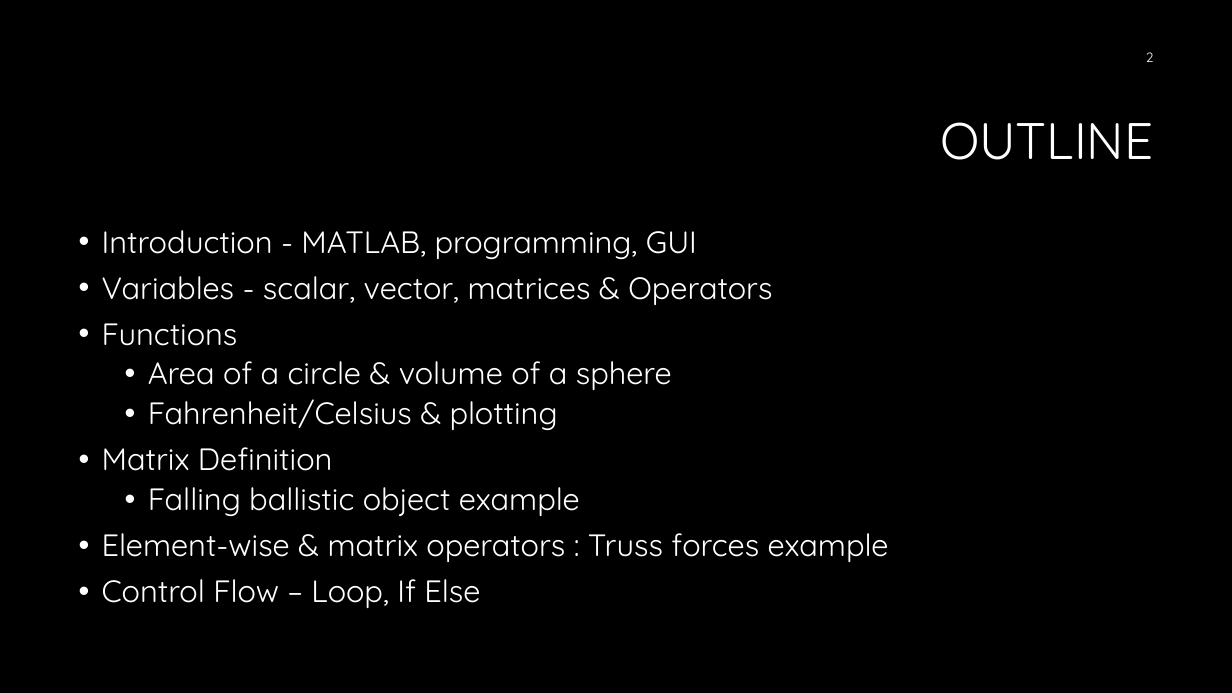
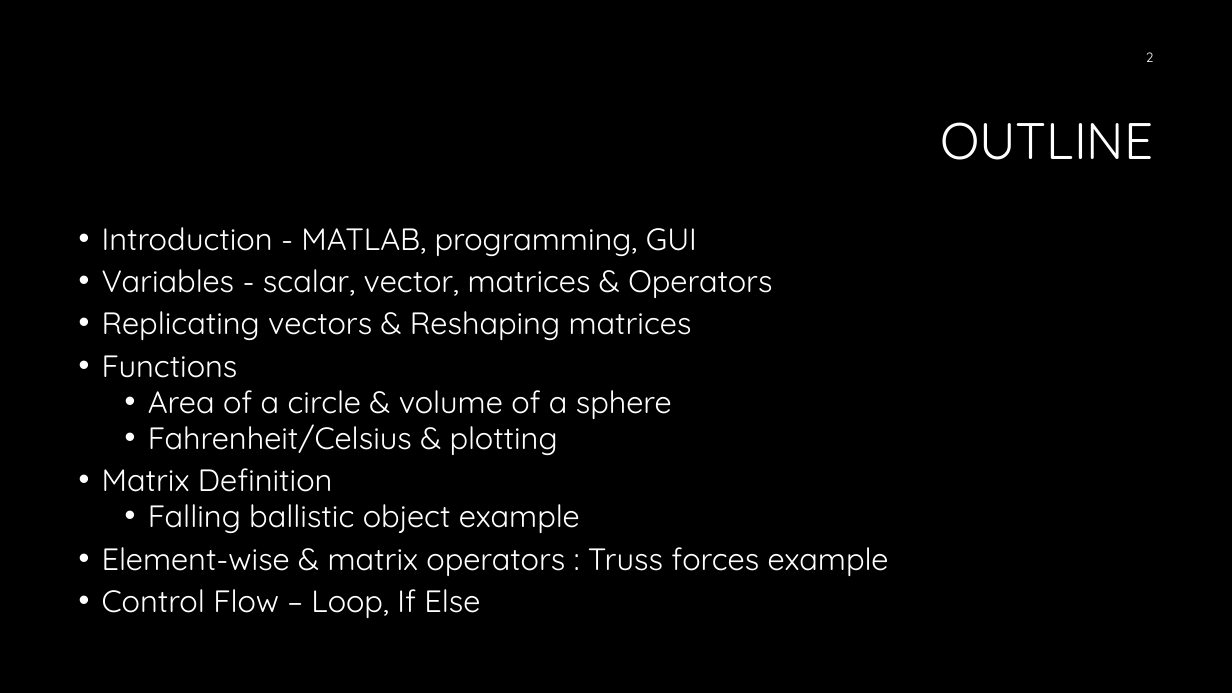
Before and after one commit to illinois-cse/matlab-sp17, a slide deck: slide 2 of Session1-matlab basics_Feb22.pptx. Drawn at 1232x693 pixels with LibreOffice and Linux fonts; fonts in the diff are those of the drawing; background and template pictures are left out. Boxes give left, top, right and bottom in pixels: in the first picture for what was removed or moved away, otherwise in the second. Text is boxed around its words. In the diff, an @@ line names an element or a change of style, - is before the commit and + after.

```diff
--- a/Session1-matlab basics_Feb22.pptx
+++ b/Session1-matlab basics_Feb22.pptx
@@ text at [102,227,889,618]: line spacing 0.9 to 0.8 @@
@@ text at [102,311,692,340]: paragraph added @@
+• Replicating vectors & Reshaping matrices
```
Also in this commit, not shown: 1 other slide changed.
